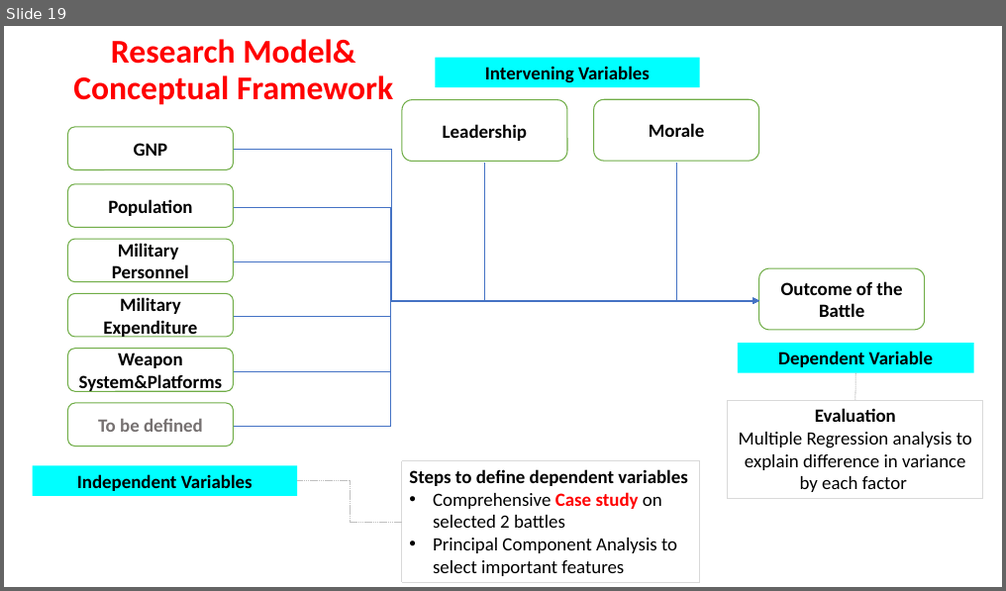
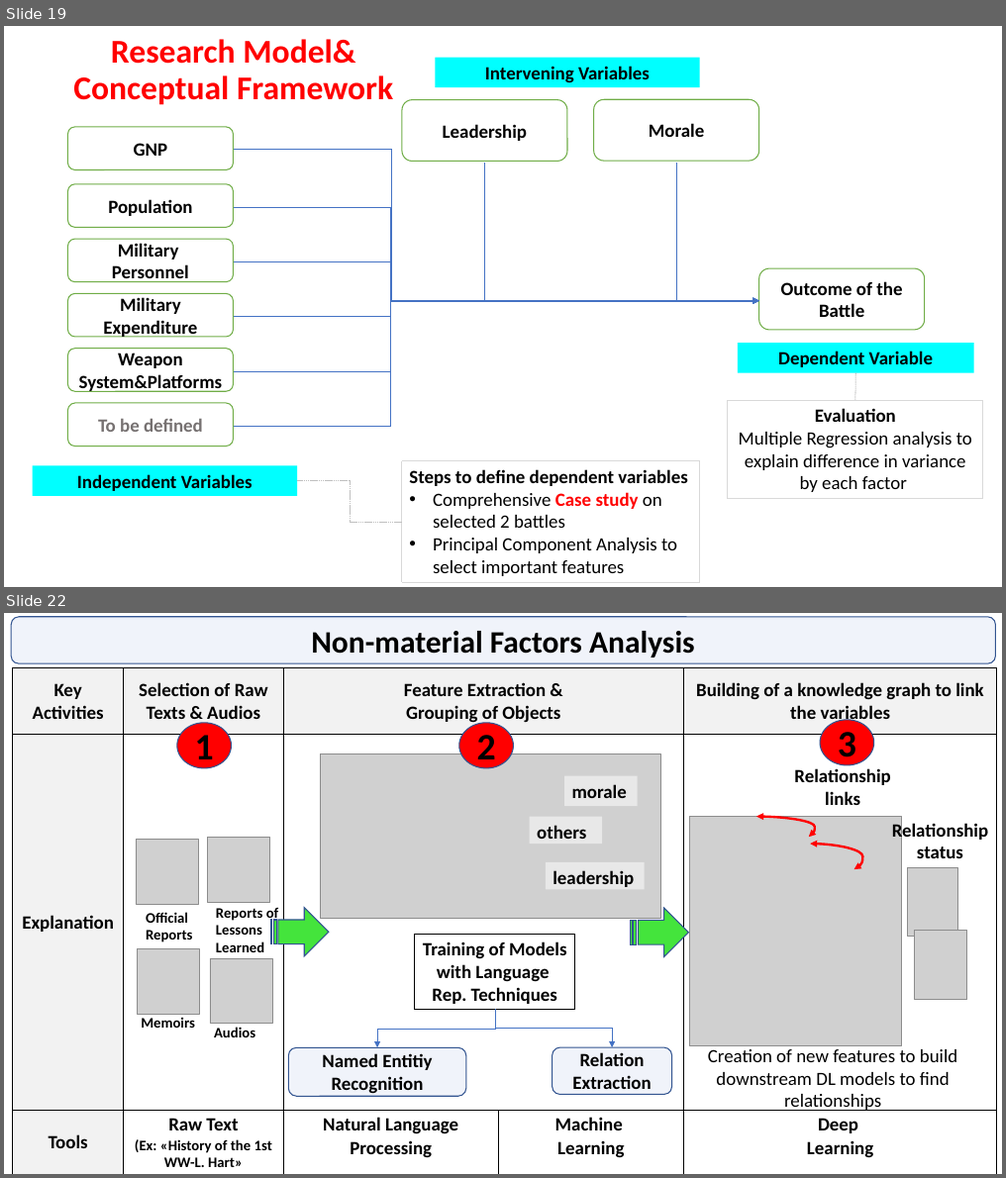
Before and after one commit to GurkanGitHub/PhD, a slide deck: PhD Discussion.pptx. Shown one above the other, each under a label of ours: slide 19 before the commit, slides 19 and 22 after it; the slides between them are not shown. The pictures are 1006x591 and 1006x1178 pixels, drawn with LibreOffice and Linux fonts; fonts in the diff are those of the drawing; grey boxes stand for pictures. Boxes give left, top, right and bottom in pixels: in the first picture for what was removed or moved away, otherwise in the second. Text is boxed around its words. In the diff, an @@ line names an element or a change of style, - is before the commit and + after.

```diff
--- a/PhD Discussion.pptx
+++ b/PhD Discussion.pptx
@@ slide 22 added at [4, 613, 1002, 1174], background #FFFFFF @@
@@ rounded rectangle added at [12, 617, 996, 663], fill #4472C4 at 8% opacity, outline #325491 1 pt, 30 pt, text #000000, bold @@
+Non-material Factors Analysis
@@ table added at [12, 668, 997, 1174], 3 rows, 5 columns @@
+Key Activities | Selection of Raw Texts & Audios | Feature Extraction & / Grouping of Objects |  | Building of a knowledge graph to link the variables
+Explanation |  |  |  | 
+Tools | Raw Text / (Ex: «History of the 1st WW-L. Hart» | Natural Language / Processing | Machine / Learning | Deep / Learning
@@ ellipse added at [177, 723, 231, 768], fill #FF0000, outline #325491 1 pt, 36 pt, text #000000, bold @@
+1
@@ ellipse added at [459, 723, 513, 768], fill #FF0000, outline #325491 1 pt, 36 pt, text #000000, bold @@
+2
@@ ellipse added at [820, 720, 874, 765], fill #FF0000, outline #325491 1 pt, 36 pt, text #000000, bold @@
+3
@@ rectangle added at [564, 776, 638, 806], fill #F2F2F2 at 72% opacity, 18 pt, text #000000, bold @@
+morale
@@ group added at [320, 754, 890, 919]: 2 rectangles, 1 picture, 1 text @@
+leadership
+Relationship
+links
+others
@@ picture added at [689, 817, 901, 1047] @@
@@ curved double arrow added from (756, 817) to (809, 837), #FF0000 2.25 pt @@
@@ picture added at [136, 839, 199, 904] @@
@@ picture added at [208, 837, 270, 902] @@
@@ curved double arrow added from (810, 844) to (854, 869), #FF0000 2.25 pt @@
@@ text added at [892, 821, 988, 859], 18 pt, text #000000, bold @@
+Relationship
+status
@@ picture added at [908, 867, 957, 937] @@
@@ text added at [216, 908, 279, 953], 14 pt, text #000000, bold @@
+Reports of
+Lessons
+Learned
@@ striped right arrow added at [270, 908, 329, 957], fill #44E43C, outline #325491 1 pt @@
@@ striped right arrow added at [631, 908, 689, 957], fill #44E43C, outline #325491 1 pt @@
@@ text added at [146, 912, 192, 943], 14 pt, text #000000, bold @@
+Official
+Reports
@@ picture added at [915, 931, 967, 999] @@
@@ picture added at [137, 950, 199, 1014] @@
@@ picture added at [210, 959, 272, 1024] @@
@@ text added at [141, 1017, 195, 1028], 14 pt, text #000000, bold @@
+Memoirs
@@ text added at [214, 1027, 255, 1038], 14 pt, text #000000, bold @@
+Audios
@@ group added at [288, 934, 672, 1096]: 2 rounded rectangles, 2 elbow arrows, 1 rectangle @@
+Named Entitiy Recognition
+Relation Extraction
+Training of Models
+with Language
+Rep. Techniques
@@ text added at [708, 1050, 957, 1111], 18 pt, text #000000 @@
+Creation of new features to build downstream DL models to find relationships
```
Also in this commit, not shown: 4 slides changed, 1 other file.
